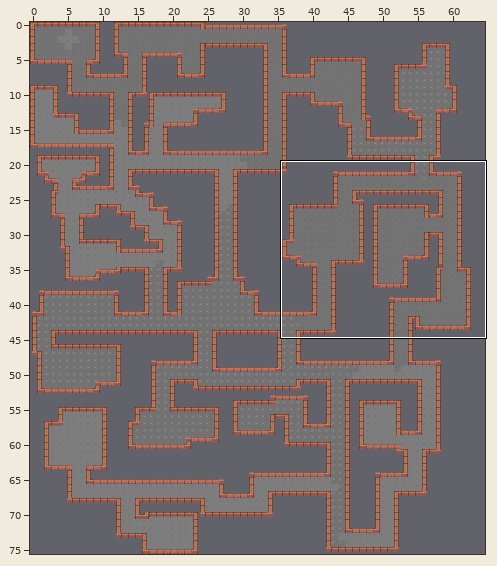
Tiled map: Thalheimer is Among us/Assets/Map/Map.tmx. The picture above shows the old version from afar; the outline marks the close-up.
Close-up. The starting point:
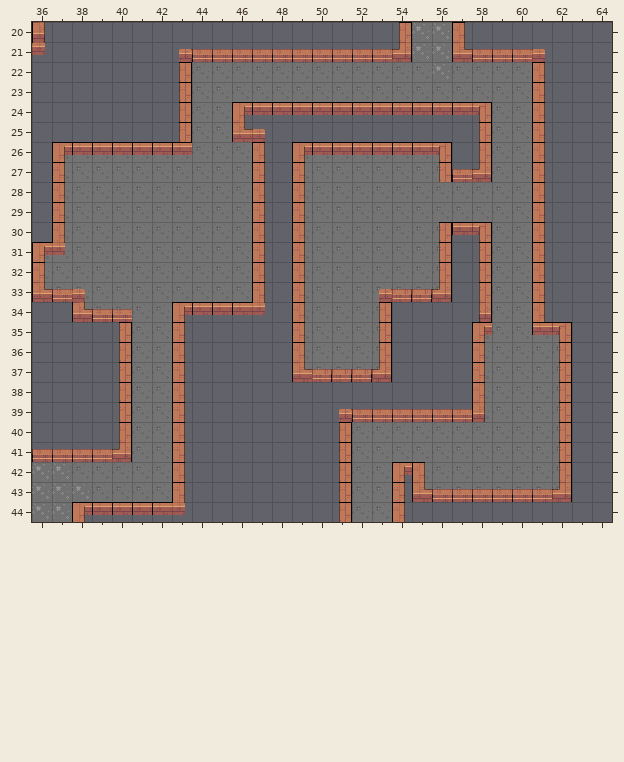
Cells are 24x24 px. Shown: x 36..64, y 20..44. The commit also changed other parts of the map, which this record leaves out.
The same view after the edit:
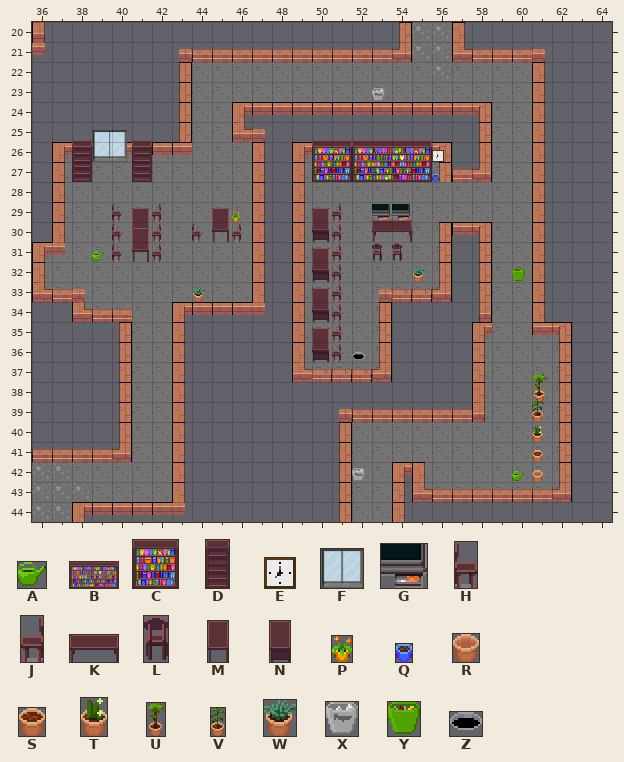
Key: from "jdt": A 0 "Object (1)", B 1 "Object (2)", C 2 "Object (3)", D 6 "Object (7)", E 10 "Object (11)", F 12 "Object (13)", G 13 "Object (14)", H 15 "Object (16)", J 16 "Object (17)", K 17 "Object (18)", L 18 "Object (19)", M 20 "Object (21)", N 21 "Object (22)", P 23 "Object (24)", Q 29 "Object (30)", R 30 "Object (31)", S 31 "Object (32)", T 32 "Object (33)", U 34 "Object (35)", V 35 "Object (36)", W 36 "Object (37)", X 39 "Object (40)", Y 40 "Object (41)", Z 42 "Vent".
_ is an empty cell.
Tiles of an added or newly shown layer are drawn over the layers below it.
Edits made:
Layer "Objects" (added):
Tile A now appears in row 31 at x 39; in row 42 at x 60.
Tile B now appears in row 27 at x 52.
Tile C now appears in row 27 at x 50.
Tile D now appears in row 27 at x 38 and 41.
Tile E now appears in row 26 at x 56; in row 29 at x 50.
Tile F now appears in row 26 at x 39.
Tile G now appears in row 29 at x 53 to 54.
Tile H now appears in row 29 at x 40; in row 30 at x 40 and 44; in row 31 at x 40.
Tile J now appears in row 29 at x 42 and 51; in row 30 at x 42, 46 and 51; in row 31 at x 42 and 51; in rows 32 to 36 at x 51.
Tile K now appears in row 30 at x 53.
Tile L now appears in row 31 at x 53 to 54.
Tile M now appears in row 30 at x 41 and 45; in row 31 at x 41.
Tile N now appears in row 30 at x 50; in row 32 at x 50; in row 34 at x 50; in row 36 at x 50.
Tile P now appears in row 29 at x 46.
Tile Q now appears in row 27 at x 56.
Tile R now appears in row 42 at x 61.
Tile S now appears in row 29 at x 45; in row 41 at x 61.
Tile T now appears in row 40 at x 61.
Tile U now appears in row 38 at x 61.
Tile V now appears in row 39 at x 61.
Tile W now appears in row 32 at x 55; in row 33 at x 44.
Tile X now appears in row 23 at x 53; in row 42 at x 52.
Tile Y now appears in row 32 at x 60.
Tile Z now appears in row 36 at x 52.
